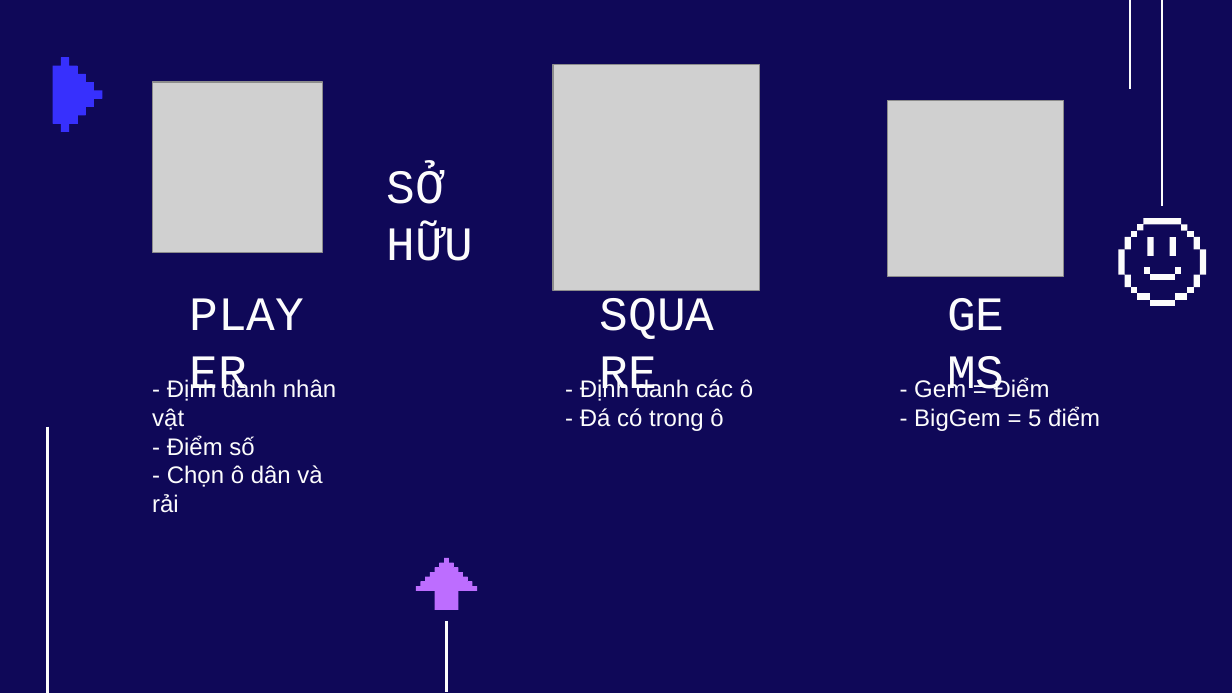
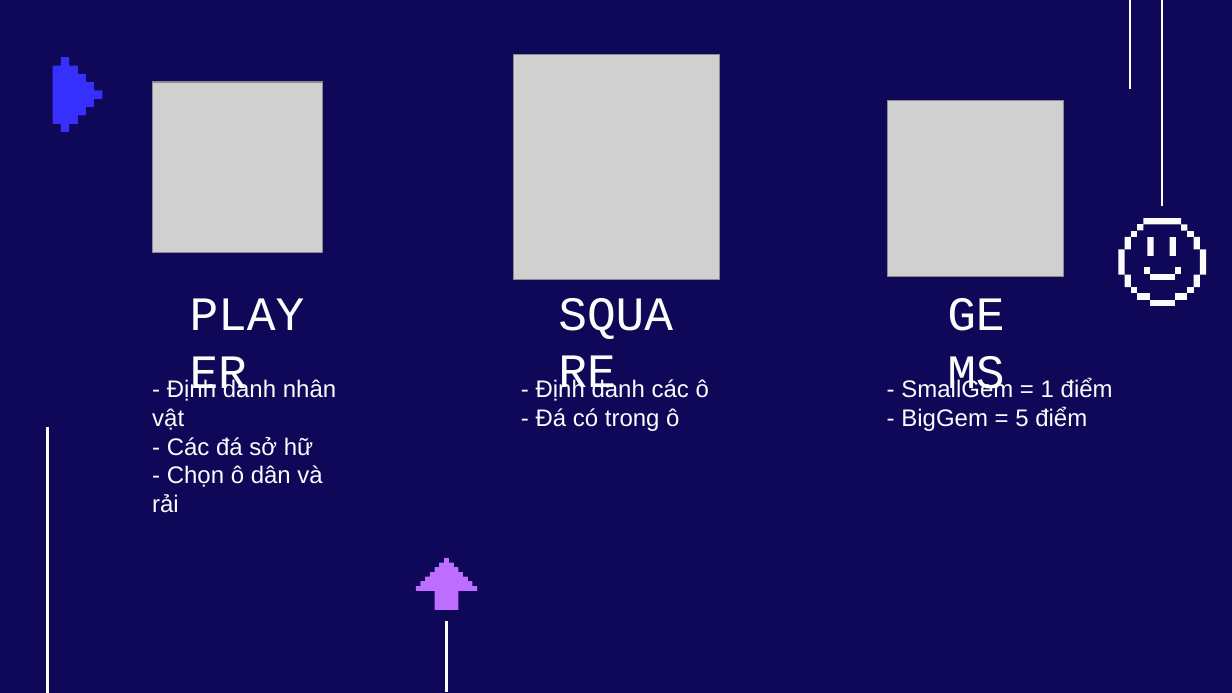
Before and after one commit to ngocduyYUD/OOLT.VN.20231-39, a slide deck: slide 7 of presentation/SlideTeam39.pptx. Drawn at 1232x693 pixels with LibreOffice and Linux fonts; fonts in the diff are those of the drawing; grey boxes stand for pictures; background and template pictures are left out. Boxes give left, top, right and bottom in pixels: in the first picture for what was removed or moved away, otherwise in the second. Text is boxed around its words. In the diff, an @@ line names an element or a change of style, - is before the commit and + after.

Commit message:
update slide

```diff
--- a/presentation/SlideTeam39.pptx
+++ b/presentation/SlideTeam39.pptx
@@ picture: place and size @@
-picture at bbox=[553, 65, 759, 291]
+picture at bbox=[514, 54, 719, 280]
@@ text removed at bbox=[387, 170, 473, 261] @@
-SỞ HỮU
@@ text "SQUARE": place and size @@
-text "SQUARE" at bbox=[588, 276, 744, 346]
+text "SQUARE" at bbox=[546, 276, 702, 346]
@@ text at bbox=[152, 378, 336, 513]: text changed @@
-- Định danh nhân vật
-- Điểm số
-- Chọn ô dân và rải
+- Định danh nhân vật
+- Các đá sở hữ
+- Chọn ô dân và rải
@@ text "- Định danh các ô ..." rewrapped from bbox=[167, 378, 753, 431] to bbox=[536, 378, 709, 431] @@
@@ text "- SmallGem = 1 điểm": place and size @@
-text "- SmallGem = 1 điểm" at bbox=[914, 378, 1100, 431]
+text "- SmallGem = 1 điểm" at bbox=[901, 378, 1113, 431]
@@ text at bbox=[1041, 378, 1113, 398]: text changed @@
-- Gem = Điểm
+- SmallGem = 1 điểm
```
Also in this commit, not shown: 3 slides added, 3 slides removed, 2 other files.
